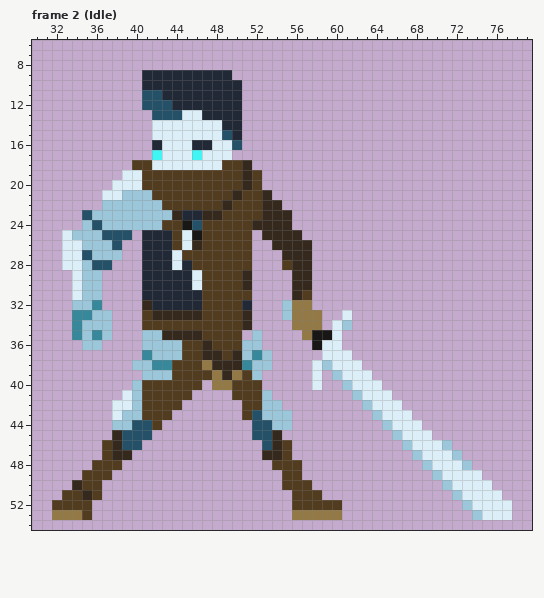
Pixel-art file -- Aseprite/Hero makeover.aseprite. Above, as it was before the edit.
64x64 pixels, 18 frames. Shown: frame 2 (Idle): x 30..79, y 6..54. The old version is drawn lined up with the new one, on the new canvas. The commit also changed other frames, which this record leaves out.
The same view after the edit:
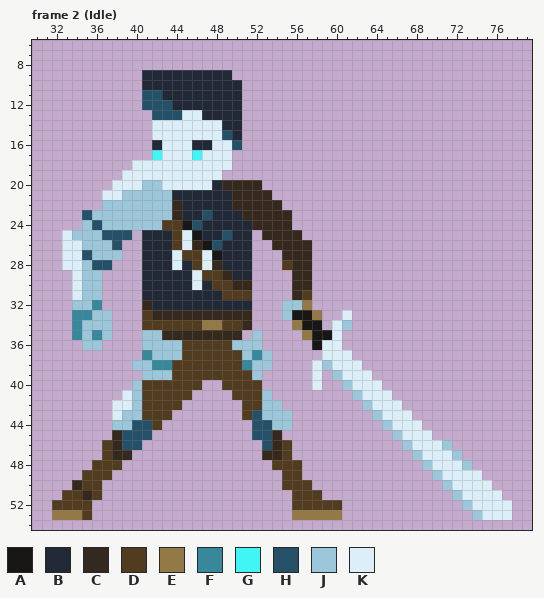
Palette (. is transparent): A #191716  B #212836  C #35291d  D #523c20  E #937946  F #37889b  G #42f5f5  H #245168  J #9cc6d9  K #dceff8
Difference:
canvas 64x64 -> 100x64, the old top-left corner now at 18,0
Frame 2 (Idle):
y 18: x 40..41 DD -> KK; x 49..51 DDC -> K..
y 19: x 41..52 DDDDDDDDDDCD -> KKKKKKKK....
y 20: x 41..50 DDDDDDDDDD -> JJKKKKKBCC; x 52 D -> C
y 21: x 42..49 DDDDDDDD -> JJBBBBBB; x 51..52 DD -> CC
y 22: x 43..52 DDDDDDCDDD -> JCBBBBBCCC
y 23: x 47..52 CCDDDD -> HBBBCC
y 24: x 47..51 DDDDD -> BBBBB
y 25: x 47..51 DDDDD -> BBHBB
y 26: x 47..51 DDDDD -> AHBBB
y 27: x 47..51 DDDDD -> KABBB
y 28: x 47..51 DDDDD -> KCBBB
y 29: x 49..51 DDC -> CBB
y 30: x 47 D -> B; x 50 D -> C
y 31: x 47..48 DD -> BB
y 32: x 47..50 DDDD -> BBBB; x 56 E -> J
y 33: x 47..50 DDDD -> CCCC; x 56..57 EE -> AA
y 34: x 47..48 DD -> EE; x 57..58 EE -> AA
y 35: x 47..50 DDDD -> CCCC
y 36: x 47 C -> D; x 50 D -> J
y 37: x 47..48 CC -> DD; x 50 C -> D
y 38: x 47..50 ECCC -> DDDD
y 39: x 48..50 ECE -> DDD
y 40: x 48..49 EE -> .D
